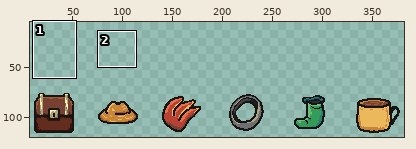
Pixel-art file -- item-atlas.aseprite. The first picture is a wide view before the edit; the outline marks the close-up.
Close-up. First the earlier version:
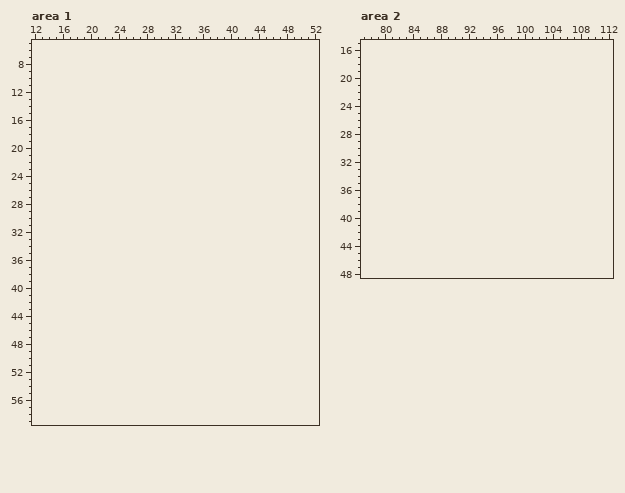
384x64 pixels, 1 frame. Colours within 5 levels of each other are drawn and written as one. Shown: area 1: x 12..52, y 5..59; area 2: x 77..112, y 15..48. The old version is drawn lined up with the new one, on the new canvas. The wide view leaves out empty margins.
New version:
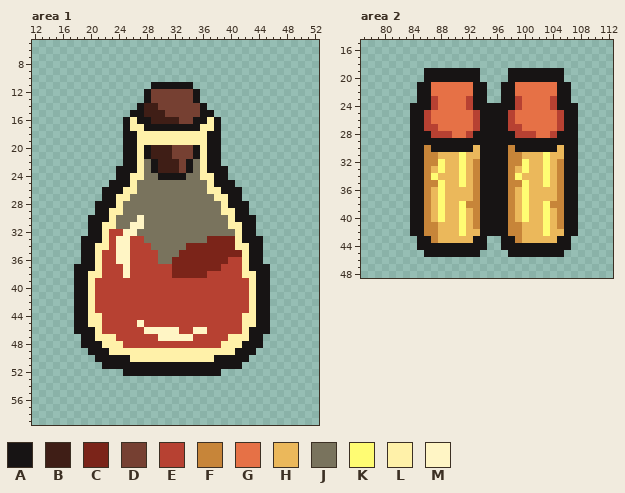
Palette (. is transparent): A #171414  B #3f1e16  C #7b2419  D #764032  E #b74132  F #c78539  G #e67146  H #ebb85b  J #79735d  K #fffc73  L #fff1a9  M #fff5c5
Author's note on the commit: Adding new item icon + update rider plugin
Difference:
canvas 384x64 -> 384x128, the old top-left corner now at 0,64
Changed rows in their new state; - is an unchanged pixel.
Area 1:
first column x 18:
11 -----------AAAAAA-----------
12 ----------ADDDDDDA----------
13 ----------ADDDDDDA----------
14 ---------ABBDDDDDDA---------
15 --------AABBBDDDDDAA--------
16 -------ALAABBBBDDAALA-------
17 -------ALLAAAAAAAALLA-------
18 -------AALLLLLLLLLLAA-------
19 -------AALLLLLLLLLLAA-------
20 -------AALABBBDDDALAA-------
21 -------AALABBBDDDALAA-------
22 -------AALJABBBDAJLAA-------
23 ------AAALJABBBDAJLAAA------
24 ------AALLJJAAAAJJLLAA------
25 -----AAALJJJJJJJJJJLAAA-----
26 ----AAALLJJJJJJJJJJLLAAA----
27 ----AALLJJJJJJJJJJJJLLAA----
28 ---AAALJJJJJJJJJJJJJJLAAA---
29 ---AALLJJJJJJJJJJJJJJLLAA---
30 --AAALJJJMJJJJJJJJJJJJLAAA--
31 --AALLJJMMJJJJJJJJJJJJLLAA--
32 --AALEEMMJJJJJJJJJJJJJJLAA--
33 -AAALEMMEEJJJJJJJJJCCCCLAAA-
34 -AALLEMMEEEJJJJJCCCCCCCLLAA-
35 -AALEEMMEEEEJJJCCCCCCCCCLAA-
36 -AALEEMMEEEEJJCCCCCCCCEELAA-
37 AAALEEEMEEEEEECCCCCCCEEELAAA
38 AALLEEEMEEEEEECCCCCEEEEELLAA
39 AALEEEEEEEEEEEEEEEEEEEEEELAA
40 AALEEEEEEEEEEEEEEEEEEEEEELAA
41 AALEEEEEEEEEEEEEEEEEEEEEELAA
42 AALEEEEEEEEEEEEEEEEEEEEEELAA
43 AALEEEEEEEEEEEEEEEEEEEEEELAA
44 AALLEEEEEEEEEEEEEEEEEEEELLAA
45 AALLEEEEEMEEEEEEEEEEEEEELLAA
46 AAALEEEEEEMMMMMEEMMEEEEELAAA
47 -AALLLEEEEEEMMMMMEEEEELLLAA-
48 -AAALLLEEEEEEEEEEEEEELLLAAA-
49 --AAALLLLLLLLLLLLLLLLLLAAA--
50 ---AAAAALLLLLLLLLLLLAAAAA---
51 ----AAAAAAAAAAAAAAAAAAAA----
52 -------AAAAAAAAAAAAAA-------
Area 2:
first column x 84:
19 --AAAAAAAA----AAAAAAAA--
20 --AAAAAAAA----AAAAAAAA--
21 -AAGGGGGGAA--AAGGGGGGAA-
22 -AAGGGGGGAA--AAGGGGGGAA-
23 -AAEGGGGEAA--AAEGGGGEAA-
24 AAAEGGGGEAAAAAAEGGGGEAAA
25 AAEGGGGGGEAAAAEGGGGGGEAA
26 AAEGGGGGGEAAAAEGGGGGGEAA
27 AAEEGGGGGEAAAAEEGGGGGEAA
28 AAAEEEGGEAAAAAAEEEGGEAAA
29 AAAAAAAAAAAAAAAAAAAAAAAA
30 AAFAAAAAAHAAAAFAAAAAAHAA
31 AAFFHHHKHHAAAAFFHHHKHHAA
32 AAFFKHHKHFAAAAFFKHHKHFAA
33 AAFHKHHKHFAAAAFHKHHKHFAA
34 AAFKHHHKHFAAAAFKHHHKHFAA
35 AAFFKHHKHFAAAAFFKHHKHFAA
36 AAFHKHHHHFAAAAFHKHHHHFAA
37 AAFHKHHHHFAAAAFHKHHHHFAA
38 AAFHKHHKFFAAAAFHKHHKFFAA
39 AAFHKHHKHFAAAAFHKHHKHFAA
40 AAFHKHHKHFAAAAFHKHHKHFAA
41 AAFFHHHKHFAAAAFFHHHKHFAA
42 AAFFHHHKHHAAAAFFHHHKHHAA
43 -AAFHHHHHAA--AAFHHHHHAA-
44 -AAAAAAAAAA--AAAAAAAAAA-
45 --AAAAAAAA----AAAAAAAA--
